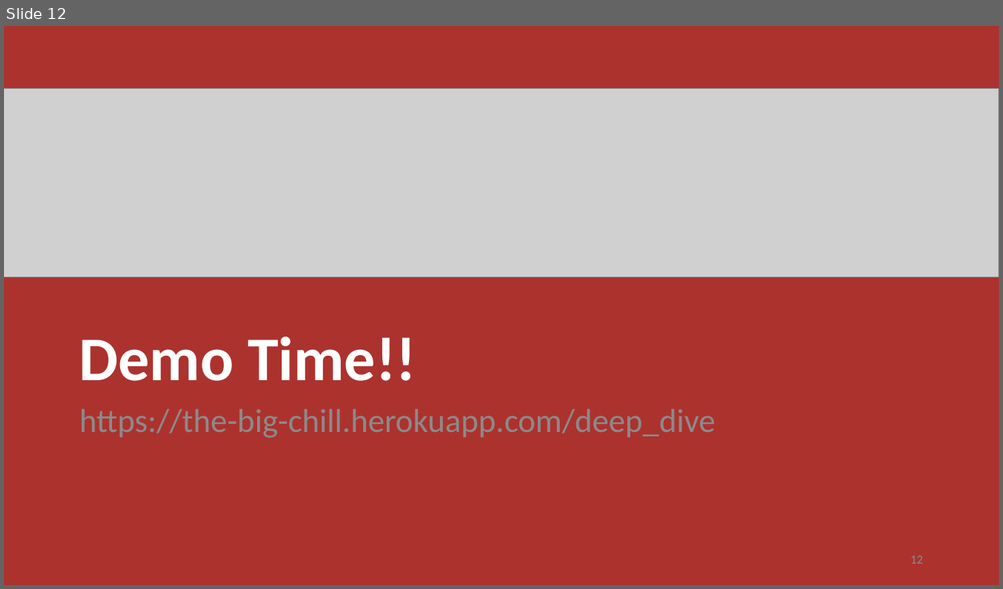
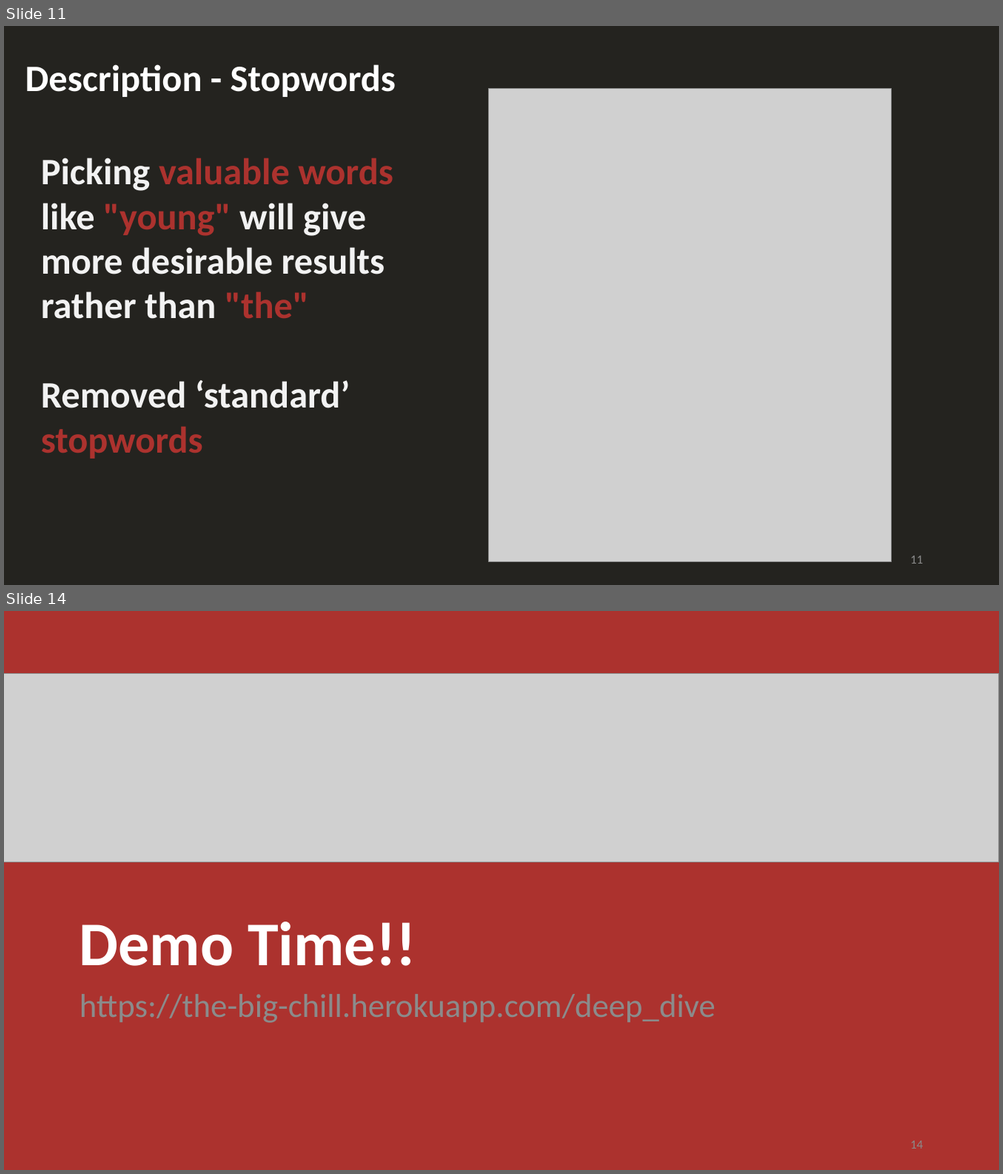
Before and after one commit to HaifaNajdawi/The_big_chill, a slide deck: Final_Report_Out_Presentation.pptx. Shown one above the other, each under a label of ours: slide 12 before the commit, slides 11 and 14 after it; the slides between them are not shown. The pictures are 1003x589 and 1003x1174 pixels, drawn with LibreOffice and Linux fonts; fonts in the diff are those of the drawing; grey boxes stand for pictures. Boxes give left, top, right and bottom in pixels: in the first picture for what was removed or moved away, otherwise in the second. Text is boxed around its words. In the diff, an @@ line names an element or a change of style, - is before the commit and + after.

```diff
--- a/Final_Report_Out_Presentation.pptx
+++ b/Final_Report_Out_Presentation.pptx
@@ slide 11 added at <box>4,26,999,585</box>, background #24231F @@
@@ text added at <box>25,64,395,97</box>, 36 pt, text #FFFFFF, bold @@
+Description - Stopwords
@@ picture added at <box>488,89,891,562</box> @@
@@ text added at <box>41,158,393,459</box>, 36 pt, text #F2F2F2, bold @@
+Picking valuable words like "young" will give more desirable results rather than "the"
+Removed ‘standard’ stopwords
@@ page number added at <box>910,556,922,564</box>, 12 pt, text #8C8C8C @@
+11
@@ what was slide 12 is now slide 14 @@
@@ page number at <box>910,1141,922,1149</box>: text changed @@
-12
+14
```
Also in this commit, not shown: 11 slides changed, 3 other slides added, 1 slide removed.
